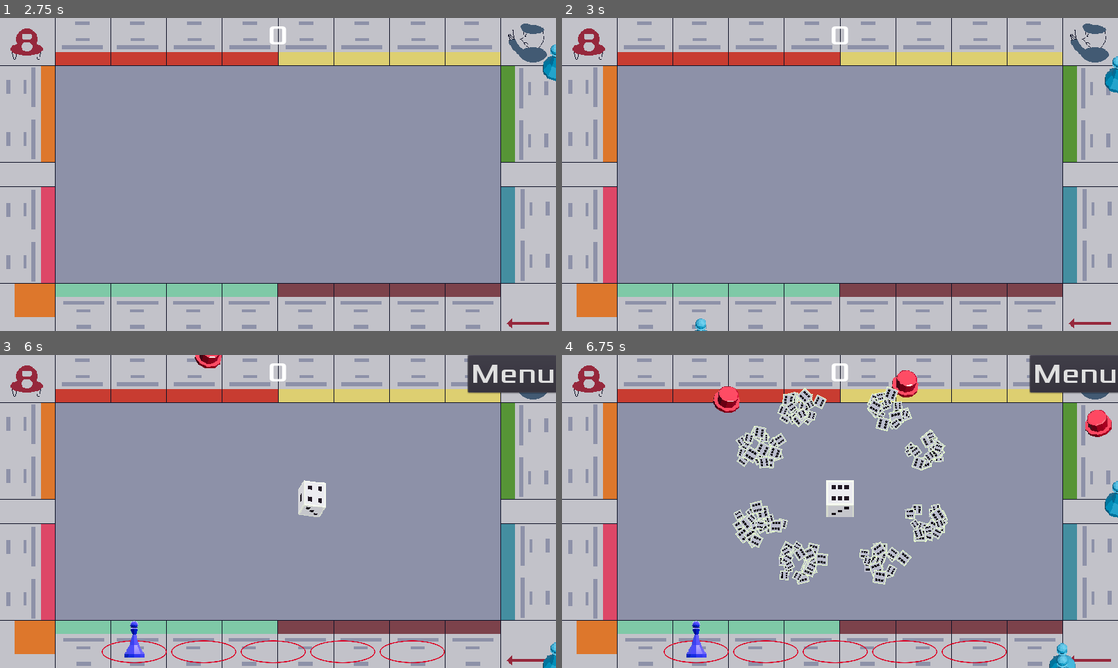
Above: before the commit, frames 1-4 (two rows, left to right).
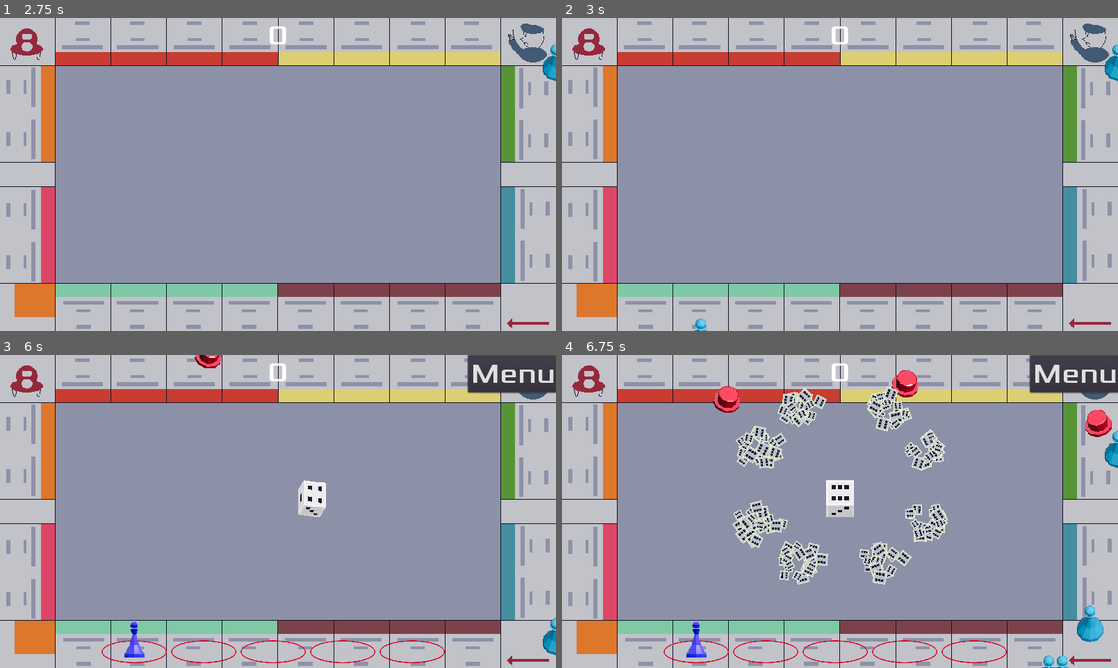
Above: after the commit, the same moments.

Repository: sialiss/GMTK-gamejam2022
Game: Godot game, scene res://scenes/Menu/Menu.tscn
The game is run twice, just before and just after one commit, with the same random seed, the same clock (stepped at 60 frames per second) and the same inputs. Sound files missing from this copy of the repository are replaced by a short silence.
Inputs:
- Up to frame 1 (2.75 s): click "Start" at 0.5 s; tap Enter at 1.25 s; hold Right (move_right) 1.28-2 s; click "Menu" at 2 s
- Up to frame 2 (3 s): hold Down (move_down) from 2.78 s (still down)
- Up to frame 3 (6 s): release Down (move_down) at 3.5 s; click "Start" at 3.5 s; tap Space at 4.25 s; hold Right (move_right) 4.28-5.03 s; hold Up (move_up) 5.03-5.78 s; hold Left (move_left) from 5.78 s (still down)
- Up to frame 4 (6.75 s): keep holding Left (move_left)

Frame 1 is identical in both runs. In frame 2, 0.3% of the frame differs, in the area x 97-100%, y 8-24%; in frame 3, 0.3%; in frame 4, 1.0%, in the area x 86-100%, y 24-100%.

Commit message:
Make pawns move towards the player

Diff:
--- a/scenes/Enemy/Pawn/EnemyPawn.gd
+++ b/scenes/Enemy/Pawn/EnemyPawn.gd
@@ -28,9 +28,19 @@
 	extends Status
 
 	func _ready():
-		# Pick random direction
-		var direction = Vector2.RIGHT.rotated(TAU/4 * (randi()%4))
-		var new_position = host.global_position + direction*host.step_size
+		if not host.get_parent().has_node("Player"):
+			return
+		var player = host.get_node("../Player")
+
+		var player_pos = player.global_position
+
+		var direction = host.global_position.direction_to(player_pos)
+		var angle = direction.angle() + rand_range(-TAU/4, TAU/4)
+		angle = stepify(angle, TAU/4)
+		var new_position = host.global_position + Vector2.RIGHT.rotated(angle)*host.step_size
+
+		# var direction = Vector2.RIGHT.rotated(TAU/4 * (randi()%4))
+		# var new_position = host.global_position + direction*host.step_size
 
 		var tween = create_tween().set_ease(Tween.EASE_OUT).set_trans(Tween.TRANS_CUBIC)
 		tween.tween_property(host, "global_position", new_position, host.step_duration)
